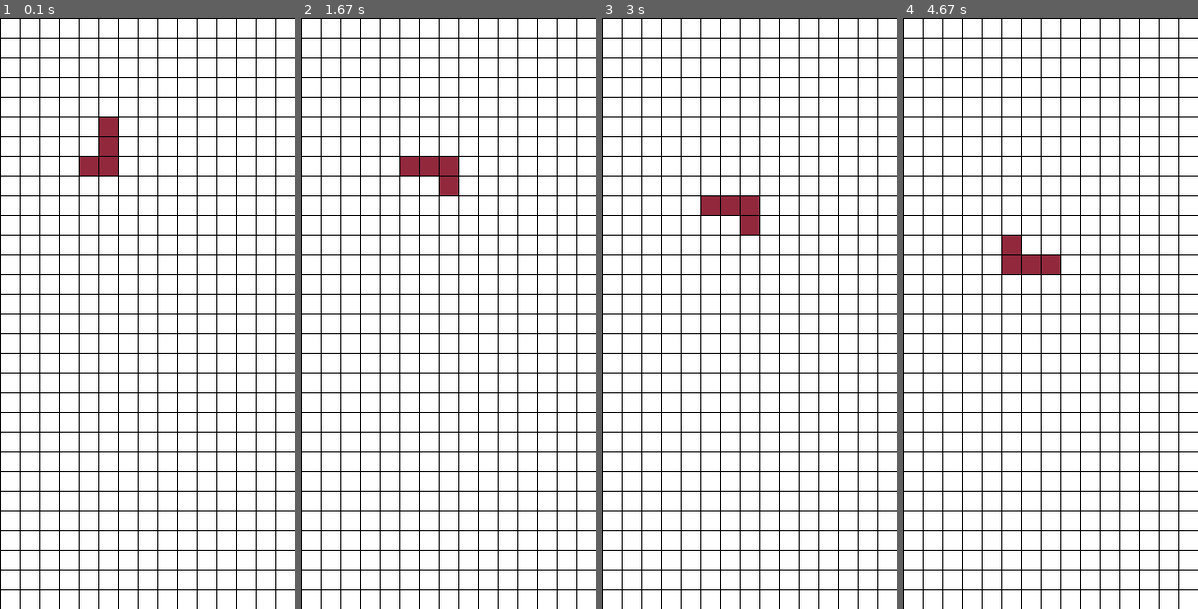
Above: before the commit, frames 1-4 (left to right).
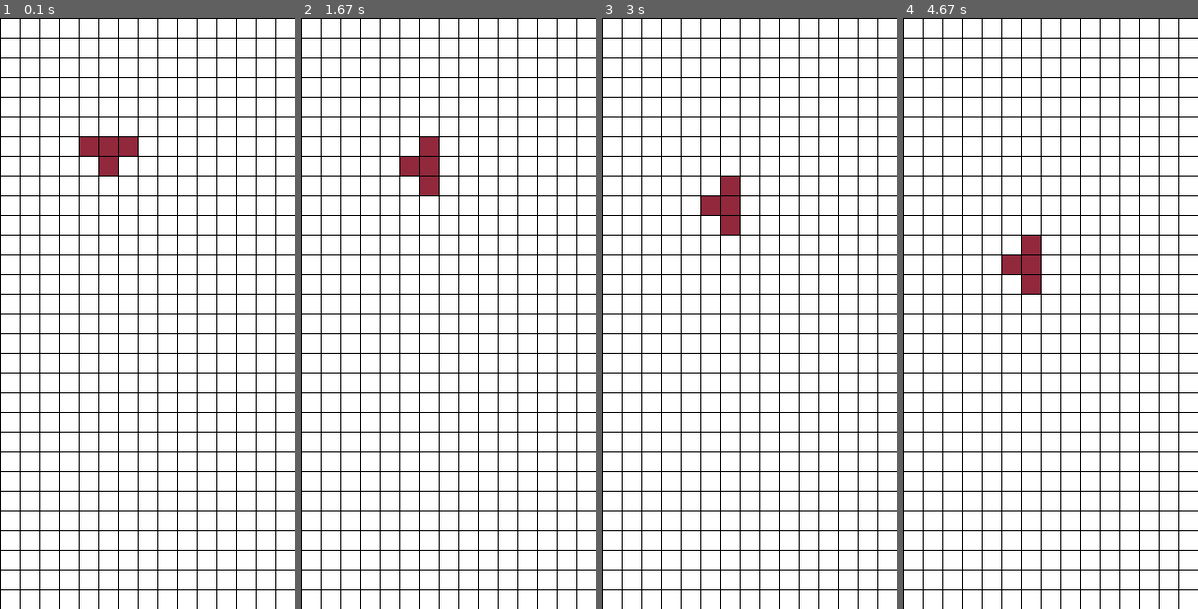
Above: after the commit, the same moments.

Repository: hakosaj/PygameAI
Game: pygame game, started from tetris/tetris.py
Two runs of this game, one before a commit and one after it. Both use one fixed random seed, a clock stepped at 60 frames per second and the inputs below.
Inputs:
- Up to frame 1 (0.1 s): no input
- Up to frame 2 (1.67 s): hold Right 0.33-0.8 s; hold Right 0.83-1.3 s; tap Space at 0.9, 1.2, 1.4 s; hold Left from 1.33 s (still down)
- Up to frame 3 (3 s): tap Space at 1.7, 1.97, 2.3, 2.73 s; release Left at 1.87 s; hold Down 1.9-2.2 s; hold Left 2.23-2.63 s; hold Right from 2.67 s (still down)
- Up to frame 4 (4.67 s): tap Space at 3.03, 3.4, 3.8, 4.1, 4.3, 4.6 s; release Right at 3.3 s; hold Down 3.33-3.7 s; hold Left 3.73-4.2 s; hold Right from 4.23 s (still down)

The runs differ from the first frame. In frame 1, 0.8% of the frame differs, in the area x 27-47%, y 16-27%; in frame 2, 0.8%; in frame 3, 0.8%; in frame 4, 0.8%.

Commit message:
Configurations to separate file

Diff:
--- a/tetris/block.py
+++ b/tetris/block.py
@@ -5,6 +5,7 @@
 import time
 import pygame
 import math
+from configurations import *
 from constants import *
 from pygame.locals import *
 from pynput.keyboard import Key, Controller
@@ -39,16 +40,18 @@
 
     #Anna perusblokki ekana, sitten muut suhteessa tähän. Rotateblock j siirtää kaikkia 2 eteenpäin
     def createConfiguration(self,offset):
+        xp=self.x
+        yp=self.y
+        self.offset=(self.offset+offset)%8
+        print(self.configuration)
         if (self.configuration=="j"):
-            xp=self.x
-            yp=self.y
-            self.offset=(self.offset+offset)%8
-            print("configuration: ",self.offset)
-            self.squares.append(self.grid.elementAt(xp,yp))
-            self.squares.append(self.grid.neighborAt(self.grid.elementAt(xp,yp),(self.offset%8)))
-            self.squares.append(self.grid.neighborAt(self.grid.elementAt(xp,yp),(4+self.offset)%8))
-            self.squares.append(self.grid.neighborAt(self.grid.elementAt(xp,yp),(5+self.offset)%8))
-
+            self.squares.extend(generateJConfiguration(xp,yp,offset,self.grid))
+        elif (self.configuration=="l"):
+            self.squares.extend(generateLConfiguration(xp,yp,offset,self.grid))
+        elif (self.configuration=="t"):
+            self.squares.extend(generateTConfiguration(xp,yp,offset,self.grid))
+        else:
+            print("nuh uh")
 
     def rightEdge(self):
         return max(bl.x for bl in self.squares)/blocksize
--- /dev/null
+++ b/tetris/configurations.py
@@ -0,0 +1,33 @@
+
+import sys
+import os
+import random
+import time
+import pygame
+import math
+from constants import *
+from pygame.locals import *
+from pynput.keyboard import Key, Controller
+
+
+def generateJConfiguration(xp,yp,offset,grid):
+    squares=[]
+    squares.append(grid.elementAt(xp,yp))
+    squares.append(grid.neighborAt(grid.elementAt(xp,yp),(offset%8)))
+    squares.append(grid.neighborAt(grid.elementAt(xp,yp),(4+offset)%8))
+    squares.append(grid.neighborAt(grid.elementAt(xp,yp),(5+offset)%8))
+    return squares
+def generateLConfiguration(xp,yp,offset,grid):
+    squares=[]
+    squares.append(grid.elementAt(xp,yp))
+    squares.append(grid.neighborAt(grid.elementAt(xp,yp),(offset%8)))
+    squares.append(grid.neighborAt(grid.elementAt(xp,yp),(4+offset)%8))
+    squares.append(grid.neighborAt(grid.elementAt(xp,yp),(3+offset)%8))
+    return squares
+def generateTConfiguration(xp,yp,offset,grid):
+    squares=[]
+    squares.append(grid.elementAt(xp,yp))
+    squares.append(grid.neighborAt(grid.elementAt(xp,yp),(2+offset)%8))
+    squares.append(grid.neighborAt(grid.elementAt(xp,yp),(4+offset)%8))
+    squares.append(grid.neighborAt(grid.elementAt(xp,yp),(6+offset)%8))
+    return squares
--- a/tetris/grid.py
+++ b/tetris/grid.py
@@ -63,6 +63,7 @@
     def neighborAt(self,square,orientation):
         xs=square.xcoord
         ys=square.ycoord
+        print(orientation)
         if(orientation==0):
             return self.elementAt(xs,ys-1)
         elif(orientation==1):
--- a/tetris/tetris.py
+++ b/tetris/tetris.py
@@ -19,7 +19,7 @@
         return b
     ofs=b.offset
     g.removeBlock(b)
-    b = Block(bx,by,"j",g)
+    b = Block(bx,by,"t",g)
     b.createConfiguration(ofs)
     for block in g.blocks:
         if (block.collidesWith(b)):
@@ -38,7 +38,7 @@
 
 #Screen objects
 g.createSquares()
-b = Block(5,5,"j",g)
+b = Block(5,5,"t",g)
 b.createConfiguration(0)
 g.addBlock(b)
 
@@ -102,7 +102,8 @@
 
     if (activeBlock.bottomEdge()==gridsizey-1 or activeBlock.isStopped):
         activeBlock.stop()
-        activeBlock = Block(5,5,"j",g)
+        g.addBlock(activeBlock)
+        activeBlock = Block(5,5,"t",g)
         activeBlock.createConfiguration(0)
         g.addBlock(activeBlock)
 
